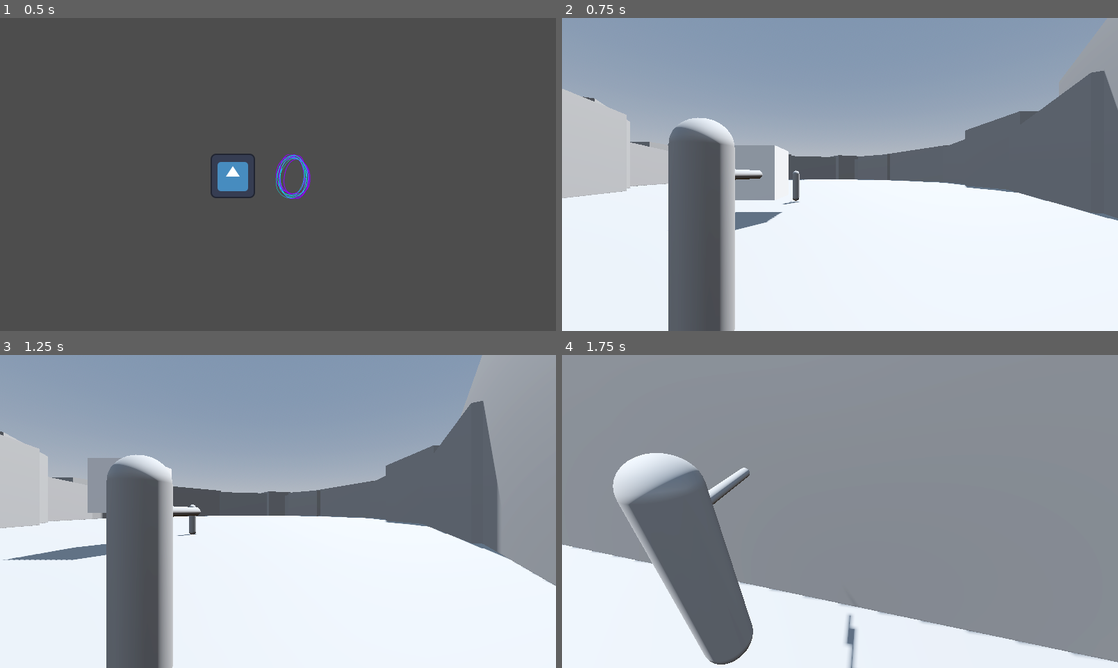
Above: before the commit, frames 1-4 (two rows, left to right).
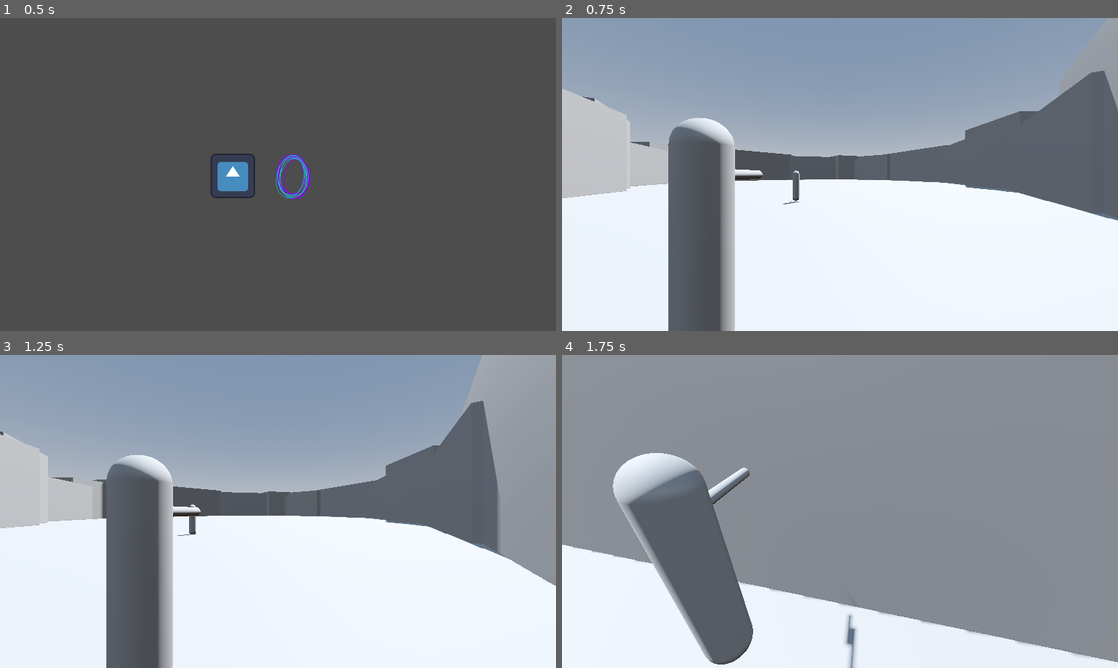
Above: after the commit, the same moments.

Repository: paxelotl/virtuoso
Game: Godot game, scene res://worlds/lobby.tscn
Same seed, same stepped clock (60 frames per second), same inputs: the game is played once before the commit and once after it. The engine's default icon, where the game draws it, is replaced by a stand-in: a white triangle on a blue panel in a dark square.
Inputs (mouse positions are in pixels of both pictures, inside the frame that each line leads up to):
- Up to frame 1 (0.5 s): no input
- Up to frame 2 (0.75 s): tap Enter (ui_accept) at 0.5 s; move the mouse to (962, 158) at 0.52 s; hold D (move_right) from 0.53 s (still down); click (962, 158) at 0.67 s
- Up to frame 3 (1.25 s): keep holding D (move_right); tap Enter (ui_accept) at 0.77 s
- Up to frame 4 (1.75 s): move the mouse to (812, 511) at 1.27 s; release D (move_right) at 1.28 s; hold W (move_forward) from 1.28 s (still down); tap Enter (ui_accept) at 1.52 s

Frame 1 is identical in both runs. In frame 2, 1.7% of the frame differs, in the area x 31-41%, y 40-68%; in frame 3, 1.1%; in frame 4, nothing differs.

Commit message:
Remove box from animation test

Diff:
--- a/objects/untitled.gd
+++ /dev/null
@@ -1,8 +0,0 @@
-extends Node3D
-
-@onready var player = $AnimationPlayer
-
-# Called when the node enters the scene tree for the first time.
-func _ready() -> void:
-	player.current_animation = "CubeAction"
-	player.play()
--- a/objects/untitled.tscn
+++ /dev/null
@@ -1,7 +0,0 @@
-[gd_scene load_steps=3 format=3 uid="uid://dcjgungkmh3ro"]
-
-[ext_resource type="PackedScene" uid="uid://sikx4l7e5jt4" path="res://imports/untitled.glb" id="1_ikdot"]
-[ext_resource type="Script" path="res://objects/untitled.gd" id="2_qprga"]
-
-[node name="untitled" instance=ExtResource("1_ikdot")]
-script = ExtResource("2_qprga")
--- a/scripts/state/enemy_approach.gd
+++ b/scripts/state/enemy_approach.gd
@@ -6,8 +6,6 @@
 
 var player: CharacterBody3D
 var can_move: bool = false
-var gravity: float = ProjectSettings.get_setting("physics/3d/default_gravity")
-
 
 func enter():
 	print("STATE: Approach")
--- a/worlds/main.tscn
+++ b/worlds/main.tscn
@@ -1,7 +1,6 @@
-[gd_scene load_steps=10 format=3 uid="uid://bwxw4py30xel7"]
+[gd_scene load_steps=9 format=3 uid="uid://bwxw4py30xel7"]
 
 [ext_resource type="PackedScene" uid="uid://ty0d3ot8vrfd" path="res://characters/player_3d.tscn" id="1_yvl06"]
-[ext_resource type="PackedScene" uid="uid://dcjgungkmh3ro" path="res://objects/untitled.tscn" id="2_bcupx"]
 [ext_resource type="PackedScene" uid="uid://b7ahol6xslhvq" path="res://characters/enemy.tscn" id="3_13t5f"]
 
 [sub_resource type="ProceduralSkyMaterial" id="ProceduralSkyMaterial_3qhbm"]
@@ -128,9 +127,6 @@
 mesh = SubResource("BoxMesh_61i6c")
 skeleton = NodePath("../..")
 
-[node name="untitled" parent="." instance=ExtResource("2_bcupx")]
-transform = Transform3D(1, 0, 0, 0, 1, 0, 0, 0, 1, -2.1204, 1.80073, 40.1795)
-
 [node name="Enemy" parent="." node_paths=PackedStringArray("player") instance=ExtResource("3_13t5f")]
 transform = Transform3D(1, 0, 0, 0, 1, 0, 0, 0, 1, -1.40954, 1.1, 36.2283)
 player = NodePath("../Player")
